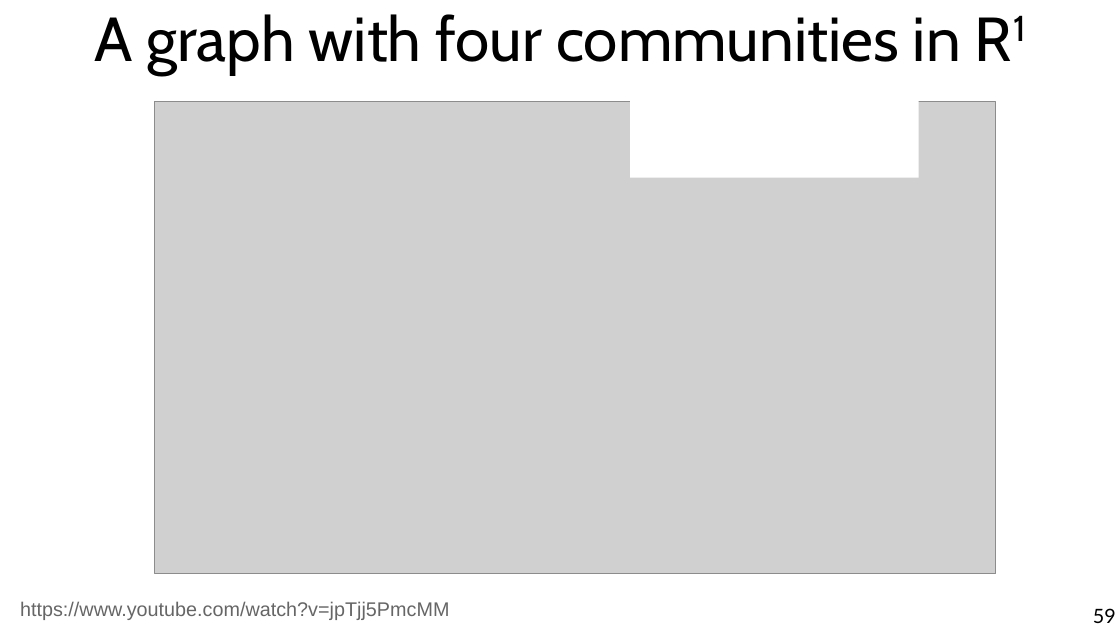
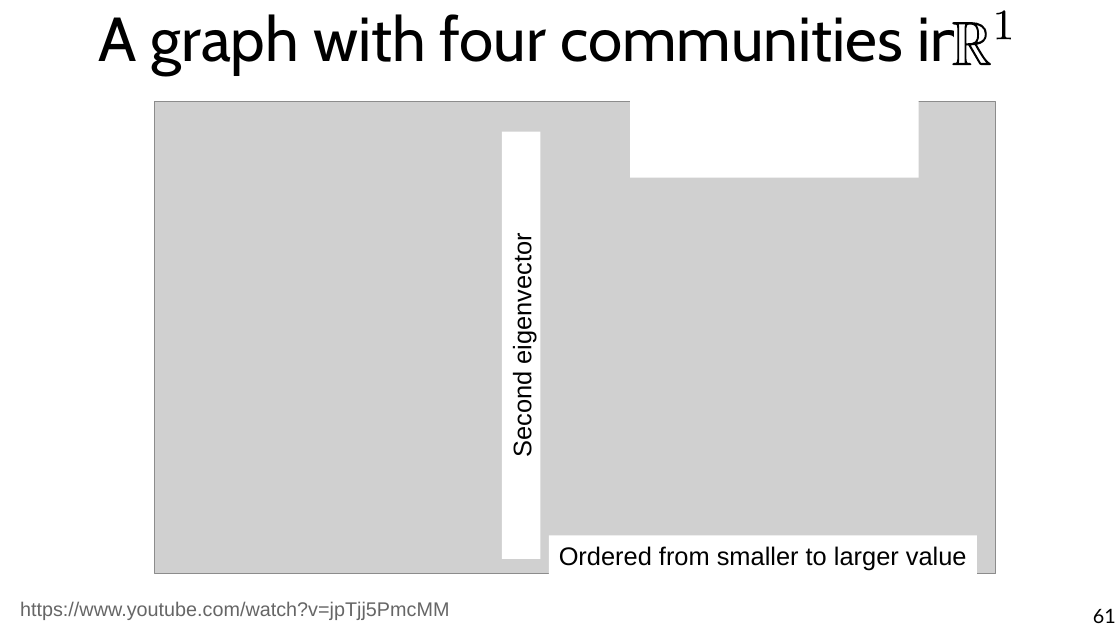
Before and after one commit to chatox/networks-science-course, a slide deck: slide 61 of theory/odp/tt22-spectral_graph_embedding.odp (slide 59 before the commit). Drawn at 1120x630 pixels with LibreOffice and Linux fonts; fonts in the diff are those of the drawing; grey boxes stand for pictures. Boxes give left, top, right and bottom in pixels: in the first picture for what was removed or moved away, otherwise in the second. Text is boxed around its words. In the diff, an @@ line names an element or a change of style, - is before the commit and + after.

```diff
--- a/theory/odp/tt22-spectral_graph_embedding.odp
+++ b/theory/odp/tt22-spectral_graph_embedding.odp
@@ title at (x1=98, y1=14, x2=965, y2=75): text changed @@
-A graph with four communities in R1
+A graph with four communities in
@@ freeform shape added at (x1=952, y1=22, x2=991, y2=65), fill #000000 @@
@@ freeform shape added at (x1=954, y1=13, x2=1008, y2=62), fill #FFFFFF @@
@@ freeform shape added at (x1=997, y1=10, x2=1011, y2=40), fill #000000 @@
@@ rectangle added at (x1=503, y1=132, x2=541, y2=559), fill #FFFFFF, 18 pt, text #000000 @@
+Second eigenvector
@@ rectangle added at (x1=549, y1=536, x2=977, y2=574), fill #FFFFFF, 18 pt, text #000000 @@
+Ordered from smaller to larger value
@@ page number at (x1=1093, y1=608, x2=1116, y2=623): text changed @@
-59
+61
```
Also in this commit, not shown: 31 other slides changed, 3 slides added, 1 slide removed, 1 other file.
